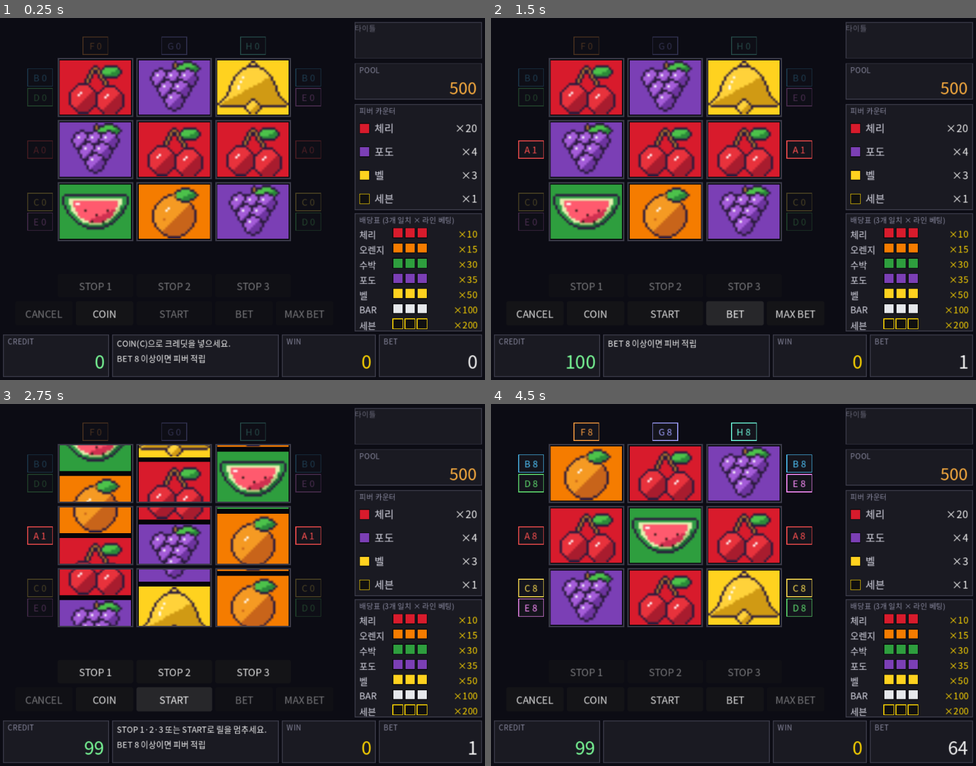
Above: before the commit, frames 1-4 (two rows, left to right).
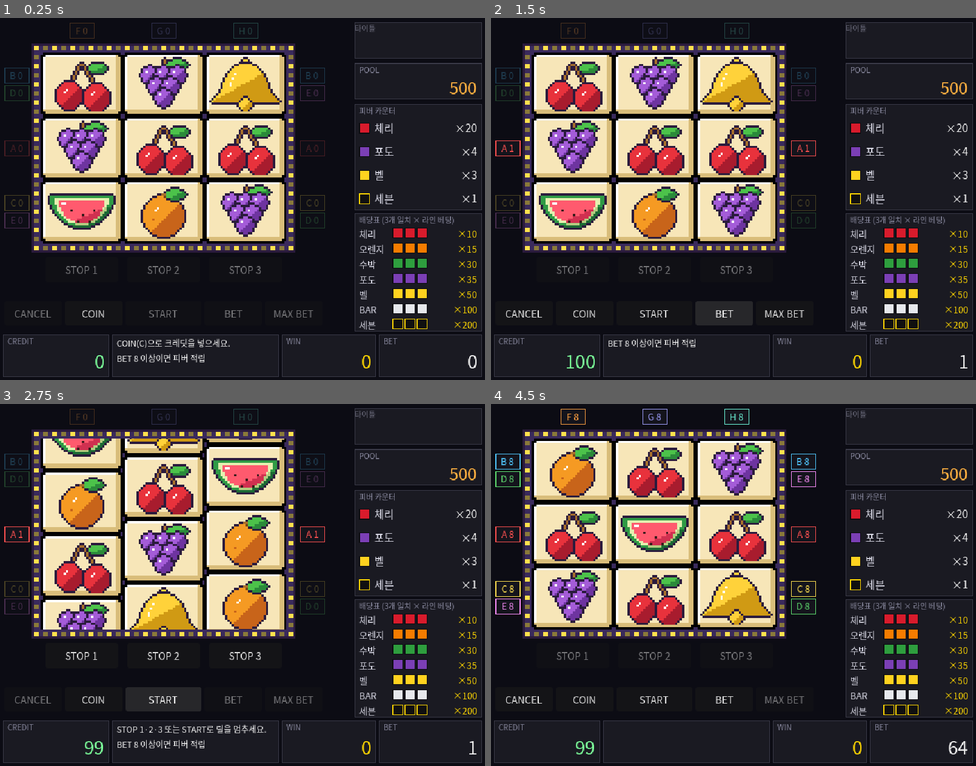
Above: after the commit, the same moments.

Repository: maroochee-code/FruitSlot
Game: Godot game, scene res://scenes/main.tscn
The game is run twice, just before and just after one commit, with the same random seed, the same clock (stepped at 60 frames per second) and the same inputs.
Inputs:
- Up to frame 1 (0.25 s): no input
- Up to frame 2 (1.5 s): click "COIN" at 0.5 s; click "BET" at 1.25 s
- Up to frame 3 (2.75 s): click "START" at 2 s
- Up to frame 4 (4.5 s): click "START" at 2.75 s; click "COIN" at 3.5 s; click "MAX BET" at 4.25 s

The runs differ from the first frame. In frame 1, 31% of the frame differs, in the area x 0-100%, y 1-99%; in frame 2, 31%; in frame 3, 32%; in frame 4, 32%.

Commit message:
v0.8.0 6-B: 심볼·릴 보드 적용(보드·전구 링·칸 타일, 정수 배율·Nearest)

Diff:
--- a/project.godot
+++ b/project.godot
@@ -26,6 +26,7 @@
 window/size/window_width_override=1280
 window/size/window_height_override=960
 window/stretch/mode="canvas_items"
+window/stretch/scale_mode="integer"
 
 [physics]
 
@@ -33,5 +34,6 @@
 
 [rendering]
 
+textures/canvas_textures/default_texture_filter=0
 renderer/rendering_method="gl_compatibility"
 renderer/rendering_method.mobile="gl_compatibility"
--- a/scenes/test/view_test.gd
+++ b/scenes/test/view_test.gd
@@ -43,6 +43,7 @@
 	await get_tree().process_frame
 	_test_initial_screen(main)
 	_test_layout(main)
+	_test_board_layout(main)
 	_test_paytable(main)
 	_test_fever_panel(main)
 	_test_pool_color(main)
@@ -123,6 +124,54 @@
 	for i: int in 3:
 		_check(main.reel_view(i).is_consistent(), "처음 화면 릴%d의 심볼이 스트립 순서와 같음" % (i + 1))
 		_check(main.reel_view(i).windows_are_sound(), "처음 화면 릴%d의 칸 창이 심볼로 빈틈없이 채워짐" % (i + 1))
+
+
+## 6-B: 보드·칸·심볼 그림·STOP·라벨이 목표 배치(640×480)와 정확히 맞는지
+func _test_board_layout(main: Control) -> void:
+	var board: BoardView = main.get_node("Board")
+	_check(board.position == Vector2(42, 36) and board.size == Vector2(348, 276), "보드 외곽 (42,36) 348×276")
+	_check(main.CELL_SIZE == Vector2(108, 84) and main.CELL_GAP == 0.0, "칸 108×84, 칸 사이 간격 없음")
+	var cells_ok: bool = true
+	var art_ok: bool = true
+	for col: int in 3:
+		var reel: ReelView = main.reel_view(col)
+		cells_ok = cells_ok and reel.position == Vector2(54 + 108 * col, 48)
+		for row: int in 3:
+			var window: Control = reel.window_at(row)
+			cells_ok = cells_ok and reel.position + window.position == Vector2(54 + 108 * col, 48 + 84 * row)
+			var cell: SymbolCell = reel.cell_at(row)
+			art_ok = art_ok and cell.tile_rect() == Rect2(0, 0, 108, 84) and cell.symbol_rect() == Rect2(6, 6, 96, 72)
+			art_ok = art_ok and cell.art_visible()
+	_check(cells_ok, "칸 위치 (54+108c, 48+84r)")
+	_check(art_ok, "칸마다 타일 108×84 + 심볼 96×72가 칸 안쪽 (6,6)에 놓임 (정수 3배)")
+	_check(board.bulb_count() == 100, "전구 링 100개")
+	var bulbs_ok: bool = true
+	for i: int in board.bulb_count():
+		var p: Vector2i = board.bulb_art_position(i)
+		bulbs_ok = bulbs_ok and p.x >= 1 and p.y >= 1 and p.x <= 113 and p.y <= 89
+		bulbs_ok = bulbs_ok and (p.x == 1 or p.x == 113 or p.y == 1 or p.y == 89)
+		bulbs_ok = bulbs_ok and board.bulb_is_lit(i) == (i % 2 == 0)
+	_check(bulbs_ok, "전구가 보드 안쪽 테두리 위에만 있고 켜짐/꺼짐이 교대")
+	var stop_ok: bool = true
+	for col: int in 3:
+		var button: Button = main.get_node("StopButton%d" % (col + 1))
+		stop_ok = stop_ok and button.size == Vector2(96, 33) and button.position == Vector2(60 + 108 * col, 318)
+	_check(stop_ok, "STOP 버튼 96×33, y=318, 칸 가운데 정렬")
+	var labels_ok: bool = true
+	var label_count: int = 0
+	for child: Node in main.get_node("LineOverlay").get_children():
+		var label: Label = child as Label
+		if label == null:
+			continue
+		label_count += 1
+		labels_ok = labels_ok and label.size == Vector2(33, 21)
+		var left: bool = is_equal_approx(label.position.x, 6.0)
+		var right: bool = is_equal_approx(label.position.x, 396.0)
+		var top: bool = is_equal_approx(label.position.y, 9.0)
+		labels_ok = labels_ok and (left or right or top)
+		if left or right:
+			labels_ok = labels_ok and label.position.y >= 48.0 and label.position.y + 21.0 <= 300.0
+	_check(label_count > 0 and labels_ok, "라인 라벨 33×21, 보드 바깥 (왼쪽 x=6 / 오른쪽 x=396 / 위쪽 y=9)")
 
 
 func _test_paytable(main: Control) -> void:
--- /dev/null
+++ b/scripts/view/board_view.gd
@@ -0,0 +1,67 @@
+class_name BoardView
+extends Control
+## 릴 뒤의 보드(바탕 + 외곽선 + 전구 링). 6-B에서는 정지 상태로만 그린다.
+## 크기는 도트 아트 좌표(116×92)에 ART_SCALE(3)을 곱한 값이고, 전구는 아트 2×2 픽셀이다.
+## 아트 좌표: 보드 안쪽 칸 영역은 (4,4)에서 시작하고, 전구는 외곽선 안쪽에 한 줄로 돈다.
+
+## 보드 크기 (아트 좌표)
+const BOARD_ART_SIZE: Vector2i = Vector2i(116, 92)
+const OUTLINE_ART: int = 1
+const BULB_ART_SIZE: int = 2
+## 전구 사이 간격 (아트 좌표). 가로·세로 전구 구간 길이가 이 값으로 나누어떨어져야 모서리가 맞는다.
+const BULB_STEP_ART: int = 4
+## 첫 전구 위치 (아트 좌표, 보드 왼쪽 위 기준)
+const BULB_FIRST_ART: int = 1
+const BOARD_COLOR: Color = Color("3a2a5c")
+const OUTLINE_COLOR: Color = Color("2b1b3d")
+const BULB_ON_COLOR: Color = Color("ffe14d")
+const BULB_OFF_COLOR: Color = Color("8a7a3a")
+
+## 시계 방향으로 도는 전구 목록. 각 항목은 아트 좌표(왼쪽 위 모서리).
+var _bulbs: Array[Vector2i] = []
+
+
+func _init() -> void:
+	mouse_filter = Control.MOUSE_FILTER_IGNORE
+	size = Vector2(BOARD_ART_SIZE * SymbolStyle.ART_SCALE)
+	_bulbs = _make_bulb_ring()
+
+
+## 전구 개수
+func bulb_count() -> int:
+	return _bulbs.size()
+
+
+## 번호 index 전구의 아트 좌표 위치
+func bulb_art_position(index: int) -> Vector2i:
+	return _bulbs[index]
+
+
+## 켜짐/꺼짐 교대 (짝수 번호가 켜짐)
+func bulb_is_lit(index: int) -> bool:
+	return index % 2 == 0
+
+
+func _draw() -> void:
+	var scale_px: float = float(SymbolStyle.ART_SCALE)
+	draw_rect(Rect2(Vector2.ZERO, size), OUTLINE_COLOR)
+	var inner: Rect2 = Rect2(Vector2(OUTLINE_ART, OUTLINE_ART) * scale_px, size - Vector2(OUTLINE_ART * 2, OUTLINE_ART * 2) * scale_px)
+	draw_rect(inner, BOARD_COLOR)
+	for i: int in _bulbs.size():
+		var color: Color = BULB_ON_COLOR if bulb_is_lit(i) else BULB_OFF_COLOR
+		draw_rect(Rect2(Vector2(_bulbs[i]) * scale_px, Vector2(BULB_ART_SIZE, BULB_ART_SIZE) * scale_px), color)
+
+
+func _make_bulb_ring() -> Array[Vector2i]:
+	var last_x: int = BOARD_ART_SIZE.x - OUTLINE_ART - BULB_ART_SIZE
+	var last_y: int = BOARD_ART_SIZE.y - OUTLINE_ART - BULB_ART_SIZE
+	var ring: Array[Vector2i] = []
+	for x: int in range(BULB_FIRST_ART, last_x + 1, BULB_STEP_ART):
+		ring.append(Vector2i(x, BULB_FIRST_ART))
+	for y: int in range(BULB_FIRST_ART + BULB_STEP_ART, last_y + 1, BULB_STEP_ART):
+		ring.append(Vector2i(last_x, y))
+	for x: int in range(last_x - BULB_STEP_ART, BULB_FIRST_ART - 1, -BULB_STEP_ART):
+		ring.append(Vector2i(x, last_y))
+	for y: int in range(last_y - BULB_STEP_ART, BULB_FIRST_ART, -BULB_STEP_ART):
+		ring.append(Vector2i(BULB_FIRST_ART, y))
+	return ring
--- a/scripts/view/line_overlay.gd
+++ b/scripts/view/line_overlay.gd
@@ -4,11 +4,13 @@
 ## 라인의 칸 좌표와 종류는 balance.json(BalanceData.lines)에서 읽는다. 여기 있는 상수는 화면 설정이다.
 
 const VERTICAL: String = "vertical"
-const LABEL_SIZE: Vector2 = Vector2(34, 24)
+const LABEL_SIZE: Vector2 = Vector2(33, 21)
 const LABEL_FONT_SIZE: int = 12
 const LABEL_STACK_GAP: float = 2.0
-const SIDE_GAP: float = 6.0
-const TOP_GAP: float = 4.0
+## 라벨은 보드 바깥에 둔다 (640×480 기준). 왼쪽 x 6~39 / 오른쪽 x 396~429 / 위쪽 y 9~30
+const LABEL_LEFT_X: float = 6.0
+const LABEL_RIGHT_X: float = 396.0
+const LABEL_TOP_Y: float = 9.0
 const DIM_ALPHA: float = 0.25
 const LINE_WIDTH: float = 4.0
 const LINE_EXTEND: float = 20.0
@@ -164,20 +166,15 @@
 
 func _place_top_label(line_index: int, line: LineDef) -> void:
 	var rect: Rect2 = _cell_rect(line.cells[0].x, line.cells[0].y)
-	var pos: Vector2 = Vector2(rect.get_center().x - LABEL_SIZE.x / 2.0, rect.position.y - LABEL_SIZE.y - TOP_GAP)
+	var pos: Vector2 = Vector2(rect.get_center().x - LABEL_SIZE.x / 2.0, LABEL_TOP_Y)
 	_add_label(line_index, pos)
 
 
 func _place_side_group(key: String, members: Array) -> void:
 	var is_left: bool = key.begins_with("L")
 	var row: int = int(key.substr(1))
-	var last_col: int = _data.reel_count - 1
 	var row_rect: Rect2 = _cell_rect(0, row)
-	var x: float
-	if is_left:
-		x = _cell_rect(0, 0).position.x - SIDE_GAP - LABEL_SIZE.x
-	else:
-		x = _cell_rect(last_col, 0).end.x + SIDE_GAP
+	var x: float = LABEL_LEFT_X if is_left else LABEL_RIGHT_X
 	var count: int = members.size()
 	var total_height: float = count * LABEL_SIZE.y + (count - 1) * LABEL_STACK_GAP
 	var y: float = row_rect.get_center().y - total_height / 2.0
@@ -191,7 +188,6 @@
 	var label: Label = Label.new()
 	label.name = "LineLabel_%s_%d" % [_data.lines[line_index].id, _line_labels[line_index].size()]
 	label.position = pos
-	label.size = LABEL_SIZE
 	label.text = "%s 0" % _data.lines[line_index].id
 	label.horizontal_alignment = HORIZONTAL_ALIGNMENT_CENTER
 	label.vertical_alignment = VERTICAL_ALIGNMENT_CENTER
@@ -201,6 +197,11 @@
 	box.bg_color = LABEL_BG
 	box.border_color = color
 	box.set_border_width_all(1)
+	# 글자 상자가 33×21보다 커지지 않도록 안쪽 여백은 0 (테두리는 그대로 그린다)
+	box.set_content_margin_all(0)
 	label.add_theme_stylebox_override("normal", box)
+	# 글꼴·여백을 정한 뒤에 크기를 준다 (먼저 주면 기본 글꼴 크기의 최소 크기로 커진다)
+	label.size = LABEL_SIZE
 	add_child(label)
+	label.size = LABEL_SIZE
 	_line_labels[line_index].append(label)
--- a/scripts/view/main.gd
+++ b/scripts/view/main.gd
@@ -5,12 +5,14 @@
 # --- 화면 배치 (640×480 기준) ---
 const REEL_COLS: int = 3
 const REEL_ROWS: int = 3
-## 칸 높이 78 (4단계 값 그대로 유지). 릴은 y 55 ~ 301로 STOP 자리(y=340) 위에서 끝난다.
-const CELL_SIZE: Vector2 = Vector2(100, 78)
-const CELL_GAP: float = 4.0
-const REEL_ORIGIN: Vector2 = Vector2(76, 55)
-const STOP_SLOT_Y: float = 340.0
-const STOP_SLOT_SIZE: Vector2 = Vector2(100, 28)
+## 6-B: 아트 좌표(213×160) × 3. 보드 외곽 (42,36) 348×276, 칸 108×84 (간격 없음), 첫 칸 (54,48).
+const BOARD_ORIGIN: Vector2 = Vector2(42, 36)
+const CELL_SIZE: Vector2 = Vector2(108, 84)
+const CELL_GAP: float = 0.0
+const REEL_ORIGIN: Vector2 = Vector2(54, 48)
+## STOP 버튼은 칸 아래(보드 아래끝 312 밑)에서 칸 가운데에 맞춘다.
+const STOP_SLOT_Y: float = 318.0
+const STOP_SLOT_SIZE: Vector2 = Vector2(96, 33)
 const BUTTON_ROW_Y: float = 376.0
 const BUTTON_SIZE: Vector2 = Vector2(76, 32)
 const START_BUTTON_SIZE: Vector2 = Vector2(100, 32)
@@ -108,6 +110,7 @@
 	_latest_feel = _feel
 	set_feel_path(FeelConfig.DEFAULT_PATH)
 	_build_background()
+	_build_board()
 	_build_reels()
 	_build_overlay()
 	_build_placeholders()
@@ -498,6 +501,13 @@
 	add_child(bg)
 
 
+func _build_board() -> void:
+	var board: BoardView = BoardView.new()
+	board.name = "Board"
+	board.position = BOARD_ORIGIN
+	add_child(board)
+
+
 func _build_reels() -> void:
 	var holder: Control = Control.new()
 	holder.name = "Reels"
@@ -535,7 +545,7 @@
 ## 릴 아래 STOP 1/2/3 버튼
 func _build_stop_buttons() -> void:
 	for col: int in REEL_COLS:
-		var x: float = REEL_ORIGIN.x + col * (CELL_SIZE.x + CELL_GAP)
+		var x: float = REEL_ORIGIN.x + col * (CELL_SIZE.x + CELL_GAP) + (CELL_SIZE.x - STOP_SLOT_SIZE.x) / 2.0
 		var button: Button = _make_button("StopButton%d" % (col + 1), "STOP %d" % (col + 1), Rect2(Vector2(x, STOP_SLOT_Y), STOP_SLOT_SIZE))
 		button.pressed.connect(press_stop.bind(col))
 		_stop_buttons.append(button)
--- a/scripts/view/reel_view.gd
+++ b/scripts/view/reel_view.gd
@@ -8,9 +8,6 @@
 ##   아래 칸 = 스트립[base + r + 1] (위 칸 바로 아래에 이어 붙음)
 ## 이다. 멈췄을 때(fraction 0) 위 칸이 창을 꽉 채우고 아래 칸은 창 밖에 있다.
 
-## 창 테두리(고정). 안에서 스크롤하는 심볼의 테두리가 창 가장자리에서 흐르는 것을 덮는다.
-const WINDOW_FRAME_WIDTH: int = 2
-const WINDOW_FRAME_COLOR: Color = Color("3A3A48")
 ## 위치 비교 허용 오차 (픽셀)
 const POSITION_EPS: float = 0.01
 
@@ -38,7 +35,6 @@
 		var window: Control = _make_window(r, cell_size, Vector2(0.0, r * (cell_size.y + gap)))
 		_upper.append(_add_symbol_cell(window, "Upper", cell_size))
 		_lower.append(_add_symbol_cell(window, "Lower", cell_size))
-		window.add_child(_make_frame(cell_size))
 		_windows.append(window)
 	refresh()
 
@@ -125,16 +121,3 @@
 	cell.mouse_filter = Control.MOUSE_FILTER_IGNORE
 	window.add_child(cell)
 	return cell
-
-
-func _make_frame(cell_size: Vector2) -> Panel:
-	var frame: Panel = Panel.new()
-	frame.name = "Frame"
-	frame.size = cell_size
-	frame.mouse_filter = Control.MOUSE_FILTER_IGNORE
-	var box: StyleBoxFlat = StyleBoxFlat.new()
-	box.bg_color = Color(0, 0, 0, 0)
-	box.border_color = WINDOW_FRAME_COLOR
-	box.set_border_width_all(WINDOW_FRAME_WIDTH)
-	frame.add_theme_stylebox_override("panel", box)
-	return frame
--- a/scripts/view/symbol_cell.gd
+++ b/scripts/view/symbol_cell.gd
@@ -10,6 +10,9 @@
 
 var symbol_id: String = ""
 var _label: Label = Label.new()
+## 그림 모드: 칸 바탕 타일 + 그 위의 심볼. 둘 다 아트 좌표 × 정수 배율로 정확히 놓는다.
+var _art: Control = Control.new()
+var _tile: TextureRect = TextureRect.new()
 var _icon: TextureRect = TextureRect.new()
 ## 당첨 강조용 테두리 (평소엔 숨김)
 var _frame: Panel = Panel.new()
@@ -19,11 +22,11 @@
 	_label.horizontal_alignment = HORIZONTAL_ALIGNMENT_CENTER
 	_label.vertical_alignment = VERTICAL_ALIGNMENT_CENTER
 	add_child(_label)
-	_icon.expand_mode = TextureRect.EXPAND_IGNORE_SIZE
-	_icon.stretch_mode = TextureRect.STRETCH_KEEP_ASPECT_CENTERED
-	_icon.mouse_filter = Control.MOUSE_FILTER_IGNORE
-	_icon.visible = false
-	add_child(_icon)
+	_art.mouse_filter = Control.MOUSE_FILTER_IGNORE
+	_art.visible = false
+	add_child(_art)
+	_setup_art_rect(_tile)
+	_setup_art_rect(_icon)
 	var frame_box: StyleBoxFlat = StyleBoxFlat.new()
 	frame_box.bg_color = Color(0, 0, 0, 0)
 	frame_box.border_color = FRAME_COLOR
@@ -35,11 +38,29 @@
 	show_empty()
 
 
+func _setup_art_rect(rect: TextureRect) -> void:
+	rect.expand_mode = TextureRect.EXPAND_IGNORE_SIZE
+	rect.stretch_mode = TextureRect.STRETCH_SCALE
+	rect.texture_filter = CanvasItem.TEXTURE_FILTER_NEAREST
+	rect.mouse_filter = Control.MOUSE_FILTER_IGNORE
+	_art.add_child(rect)
+
+
+## 그림 크기(아트 좌표) × 배율로 타일과 심볼의 크기·위치를 정한다. 심볼은 타일 안쪽 오프셋에 놓인다.
+func _place_art(tile: Texture2D, icon: Texture2D) -> void:
+	_tile.texture = tile
+	_tile.position = Vector2.ZERO
+	_tile.size = tile.get_size() * SymbolStyle.ART_SCALE
+	_icon.texture = icon
+	_icon.position = Vector2(SymbolStyle.SYMBOL_ART_OFFSET * SymbolStyle.ART_SCALE)
+	_icon.size = icon.get_size() * SymbolStyle.ART_SCALE
+
+
 func show_empty() -> void:
 	symbol_id = ""
 	_label.text = ""
 	_label.visible = true
-	_icon.visible = false
+	_art.visible = false
 	add_theme_stylebox_override("panel", _make_box(EMPTY_BG, EMPTY_BORDER))
 
 
@@ -47,9 +68,14 @@
 	symbol_id = new_id
 	var style: Dictionary = SymbolStyle.get_style(new_id)
 	var texture: Texture2D = SymbolStyle.load_icon(new_id)
-	_icon.texture = texture
-	_icon.visible = texture != null
-	_label.visible = texture == null
+	var tile: Texture2D = SymbolStyle.load_tile()
+	var art_mode: bool = texture != null and tile != null
+	_art.visible = art_mode
+	_label.visible = not art_mode
+	if art_mode:
+		_place_art(tile, texture)
+		add_theme_stylebox_override("panel", StyleBoxEmpty.new())
+		return
 	_label.text = style["text"]
 	_label.add_theme_color_override("font_color", style["fg"])
 	_label.add_theme_font_size_override("font_size", style.get("font_size", SymbolStyle.DEFAULT_FONT_SIZE))
@@ -65,6 +91,20 @@
 	_frame.modulate.a = alpha
 
 
+## 그림 모드로 보이는지 (테스트용)
+func art_visible() -> bool:
+	return _art.visible
+
+
+## 타일·심볼이 칸 안에서 차지하는 영역 (테스트용)
+func tile_rect() -> Rect2:
+	return Rect2(_tile.position, _tile.size)
+
+
+func symbol_rect() -> Rect2:
+	return Rect2(_icon.position, _icon.size)
+
+
 func is_highlighted() -> bool:
 	return _frame.visible
 
--- a/scripts/view/symbol_style.gd
+++ b/scripts/view/symbol_style.gd
@@ -21,6 +21,12 @@
 	"SEVEN": ICON_DIR + "seven.png",
 }
 
+## 도트 아트 기준 좌표를 화면 좌표로 키우는 배율 (기준 아트 213×160 → 640×480)
+const ART_SCALE: int = 3
+## 칸 바탕 타일 그림. 아트 좌표 36×28, 심볼(32×24)은 칸 안쪽 이 오프셋에 놓는다.
+const TILE_PATH: String = "res://assets/ui/cell_tile.png"
+const SYMBOL_ART_OFFSET: Vector2i = Vector2i(2, 2)
+
 ## 심볼 ID → 표시 정보. 7개 색 쌍 중 가장 가까운 쌍(체리-오렌지)의 색차(Lab ΔE)가 44.6임을 확인함.
 const STYLES: Dictionary = {
 	"CHERRY": { "bg": Color("D81B2C"), "fg": Color("FFFFFF"), "border": BORDER_NORMAL, "text": "체리" },
@@ -39,6 +45,13 @@
 	return { "bg": UNKNOWN_BG, "fg": Color.BLACK, "border": BORDER_NORMAL, "text": symbol_id }
 
 
+## 칸 바탕 타일 그림. 없으면 null.
+static func load_tile() -> Texture2D:
+	if not ResourceLoader.exists(TILE_PATH):
+		return null
+	return load(TILE_PATH) as Texture2D
+
+
 ## 심볼 그림을 돌려준다. 경로가 없거나 파일이 없으면 null (색 박스 + 글자로 표시).
 static func load_icon(symbol_id: String) -> Texture2D:
 	var path: String = ICON_PATHS.get(symbol_id, "")
Not shown, added: scripts/view/board_view.gd.uid
Not shown, changed: CHANGELOG.md
Not shown, changed: docs/진행상황.md
